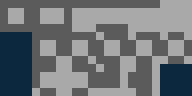
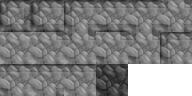
Revision of a layered 192×96 image; what changed, layer by layer:
removed layer "Paint Layer 1" over [0, 0, 192, 96]
added layer "Hard Shading" (other) above "Dirt" over [0, 0, 192, 96]
added layer "Stone" above "Background" over [0, 0, 192, 96]
hid "Background" over [0, 0, 192, 96]
